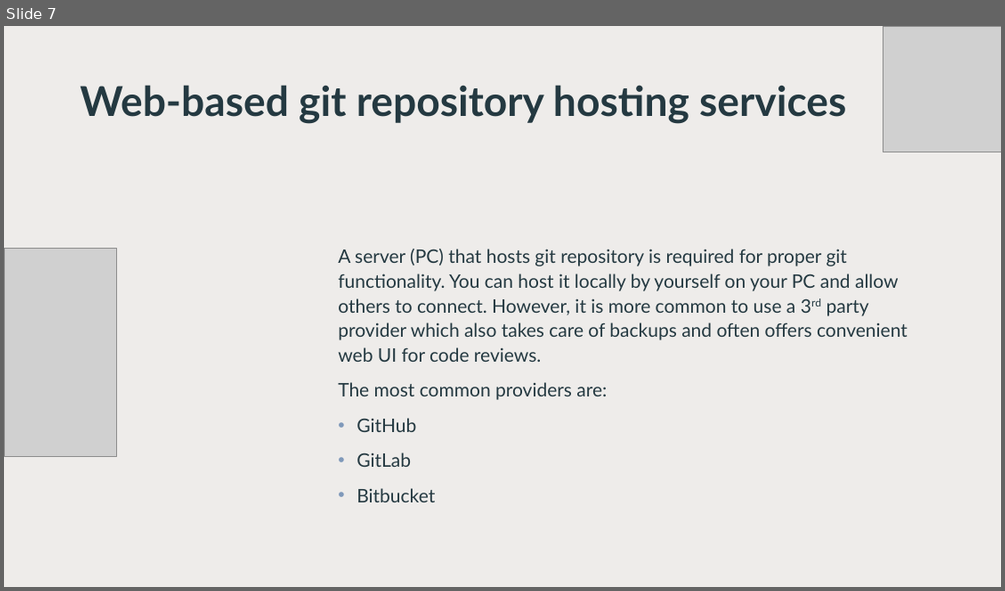
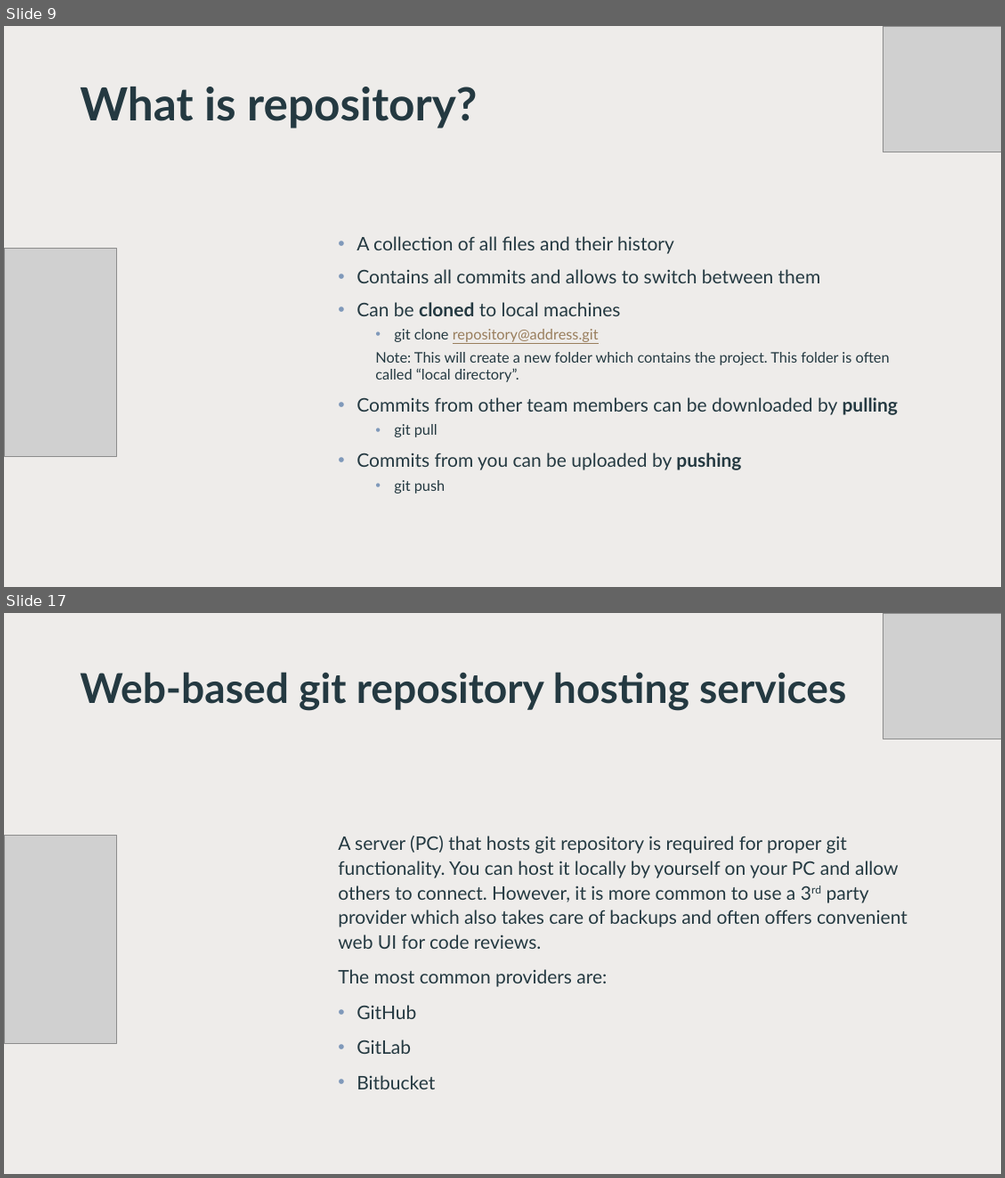
Before and after one commit to malyjak/python-course-2025, a slide deck: Lessons/Lesson_1_version_control_systems.pptx. Shown one above the other, each under a label of ours: slide 7 before the commit, slides 9 and 17 after it; the slides between them are not shown. The pictures are 1005x591 and 1005x1178 pixels, drawn with LibreOffice and Linux fonts; fonts in the diff are those of the drawing; grey boxes stand for pictures; background and template pictures are left out. Boxes give left, top, right and bottom in pixels: in the first picture for what was removed or moved away, otherwise in the second. Text is boxed around its words. In the diff, an @@ line names an element or a change of style, - is before the commit and + after.

```diff
--- a/Lessons/Lesson_1_version_control_systems.pptx
+++ b/Lessons/Lesson_1_version_control_systems.pptx
@@ slide 9 added at (4, 26, 1001, 587), background #FFFFFF @@
@@ rectangle added at (4, 26, 1001, 587), fill #FFFFFF @@
@@ rectangle added at (4, 26, 1001, 587), fill #E8E5E2 at 70% opacity @@
@@ picture added at (882, 26, 1001, 151) @@
@@ title added at (80, 87, 477, 128), 44 pt, text #243941, bold @@
+What is repository?
@@ text added at (356, 236, 898, 493), 18 pt, text #243941 @@
+• A collection of all files and their history
+• Contains all commits and allows to switch between them
+• Can be cloned to local machines
+  • git clone repository@address.git
+  Note: This will create a new folder which contains the project. This folder is often called “local directory”.
+• Commits from other team members can be downloaded by pulling
+  • git pull
+• Commits from you can be uploaded by pushing
+  • git push
@@ picture added at (4, 248, 116, 457) @@
@@ what was slide 7 is now slide 17 @@
```
Also in this commit, not shown: 4 slides changed, 10 other slides added.
